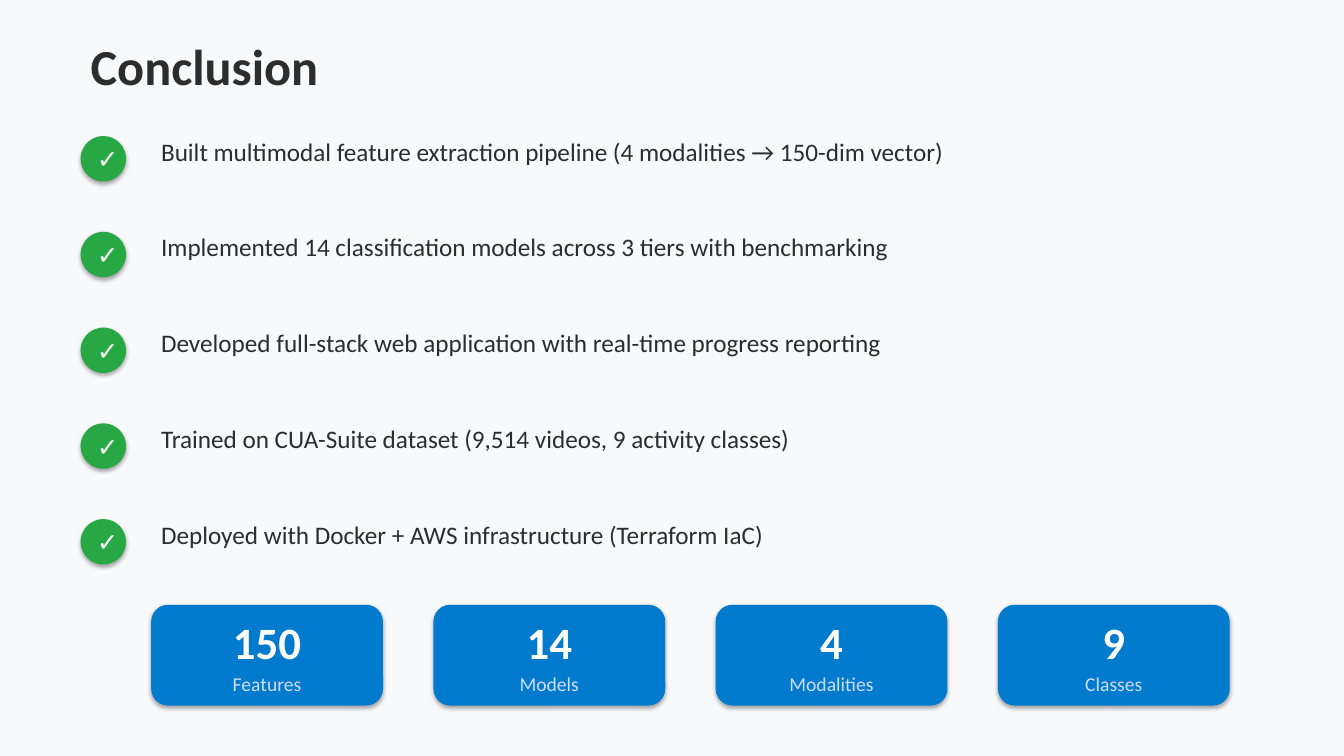
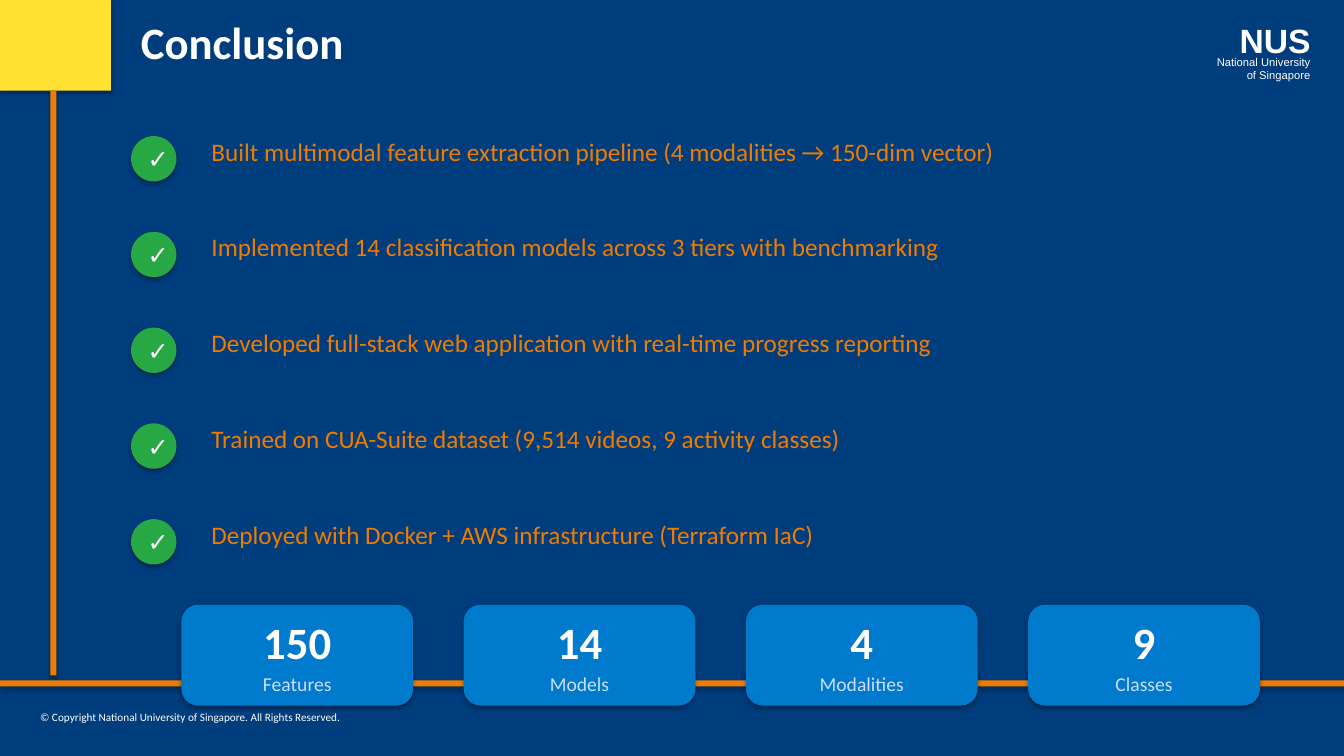
Before and after one commit to laxmi1707/PatternRecognSystem-Video2Text, a slide deck: slide 14 of presentation/Video2Knowledge_Final.pptx. Drawn at 1344x756 pixels with LibreOffice and Linux fonts; fonts in the diff are those of the drawing. Boxes give left, top, right and bottom in pixels: in the first picture for what was removed or moved away, otherwise in the second. Text is boxed around its words. In the diff, an @@ line names an element or a change of style, - is before the commit and + after.

Commit message:
feat: apply NUS ISS PowerPoint template to all presentations
- Add shared nus_iss_template.py with NUS official colors, slide layouts
- Update all 12 create_*.py scripts to use NUS ISS branding
- Navy blue background, orange text, sidebar decoration, NUS logo, footer

```diff
--- a/presentation/Video2Knowledge_Final.pptx
+++ b/presentation/Video2Knowledge_Final.pptx
@@ background #F8F9FA to #003D7C @@
@@ rectangle added at [0,0,111,91], fill #FFE033 @@
@@ text "Conclusion": place and size @@
-text "Conclusion" at [91,49,319,86]
+text "Conclusion" at [141,27,343,60]
@@ text "Conclusion" at [141,27,343,60]: size 36 to 32 pt, text colour #2D2D2D to #FFFFFF @@
@@ text added at [1240,29,1311,60], 24 pt, text #FFFFFF, bold @@
+NUS
@@ text added at [1217,58,1310,82], 8 pt, text #FFFFFF @@
+National University
+of Singapore
@@ rectangle added at [50,91,56,676], fill #EF7C00 @@
@@ ellipse "✓": place and size @@
-ellipse "✓" at [81,423,126,469]
+ellipse "✓" at [131,136,176,181]
@@ text "Built multimodal feature extraction pipeline ...": place and size @@
-text "Built multimodal feature extraction pipeline ..." at [161,143,943,165]
+text "Built multimodal feature extraction pipeline ..." at [211,142,993,165]
@@ ellipse "✓": place and size @@
-ellipse "✓" at [81,519,126,565]
+ellipse "✓" at [131,232,176,277]
@@ text "Implemented 14 classification models across ...": place and size @@
-text "Implemented 14 classification models across ..." at [161,238,887,261]
+text "Implemented 14 classification models across ..." at [211,238,938,261]
@@ ellipse "✓": place and size @@
-ellipse "✓" at [81,328,126,373]
+ellipse "✓" at [131,328,176,373]
@@ text "Developed full-stack web application with ...": place and size @@
-text "Developed full-stack web application with ..." at [161,334,880,357]
+text "Developed full-stack web application with ..." at [211,334,930,357]
@@ text "Trained on CUA-Suite dataset (9,514 ...": place and size @@
-text "Trained on CUA-Suite dataset (9,514 ..." at [161,429,789,452]
+text "Trained on CUA-Suite dataset (9,514 ..." at [211,429,839,452]
@@ ellipse "✓": place and size @@
-ellipse "✓" at [81,136,126,181]
+ellipse "✓" at [131,423,176,469]
@@ ellipse "✓": place and size @@
-ellipse "✓" at [81,232,126,277]
+ellipse "✓" at [131,519,176,565]
@@ text colour #2D2D2D to #EF7C00 in 5 elements at [211,238,938,261], [211,334,930,357], [211,142,993,165], [211,429,839,452], [211,525,813,548] @@
@@ text "Deployed with Docker + AWS ...": place and size @@
-text "Deployed with Docker + AWS ..." at [161,526,762,548]
+text "Deployed with Docker + AWS ..." at [211,525,813,548]
@@ 4 rounded rectangles: place and size @@
-4 rounded rectangles at [151,605,1230,706]
+4 rounded rectangles at [181,605,1260,706]
@@ rectangle added at [0,681,1344,687], fill #EF7C00 @@
@@ text added at [52,713,340,723], 8 pt, text #FFFFFF @@
+© Copyright National University of Singapore. All Rights Reserved.
```
Also in this commit, not shown: 14 other slides changed, 24 other files.
